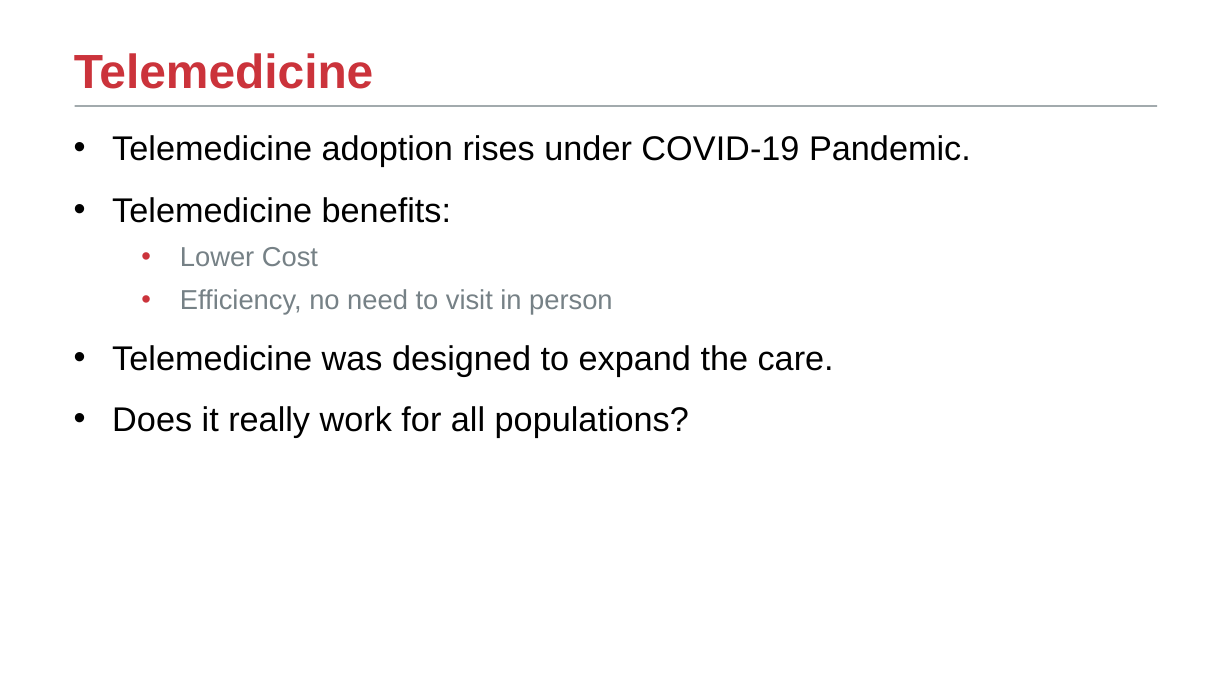
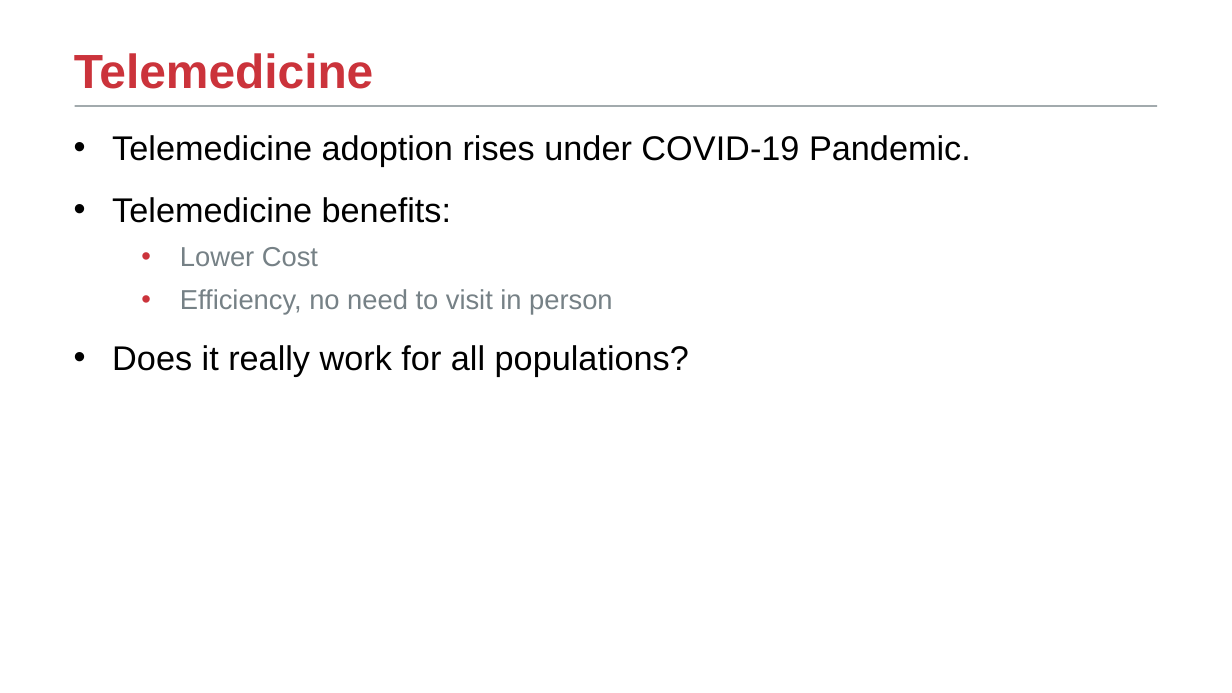
Before and after one commit to TongLing/tongling.github.io, a slide deck: slide 4 of assets/pdf/cic-telemedicine.pptx. Drawn at 1232x693 pixels with LibreOffice and Linux fonts; fonts in the diff are those of the drawing; background and template pictures are left out. Boxes give left, top, right and bottom in pixels: in the first picture for what was removed or moved away, otherwise in the second. Text is boxed around its words. In the diff, an @@ line names an element or a change of style, - is before the commit and + after.

```diff
--- a/assets/pdf/cic-telemedicine.pptx
+++ b/assets/pdf/cic-telemedicine.pptx
@@ text at <box>112,345,834,376</box>: paragraph removed @@
-• Telemedicine was designed to expand the care.
```
Also in this commit, not shown: 8 other slides changed, 2 slides added, 2 other files.
